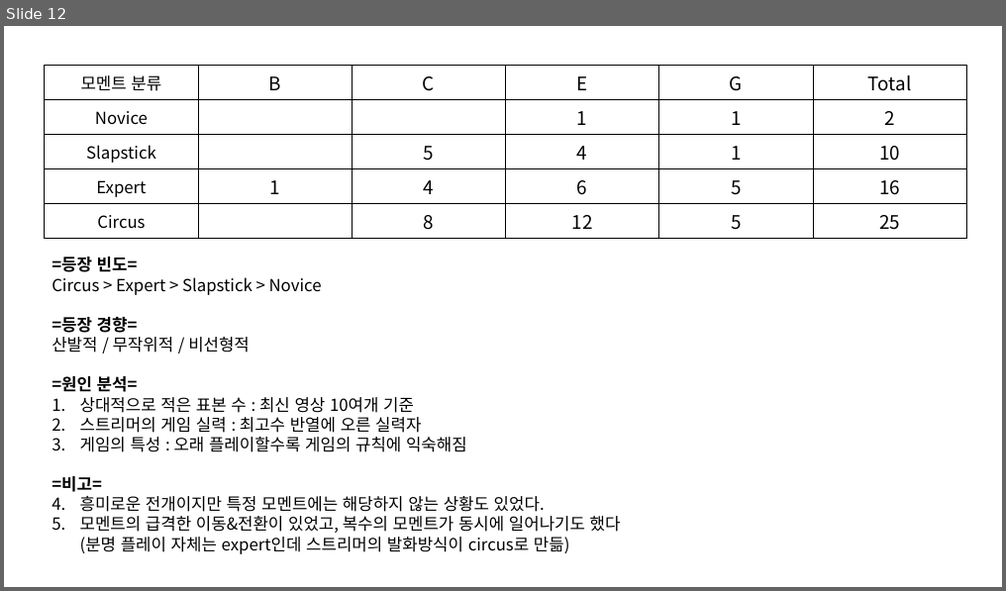
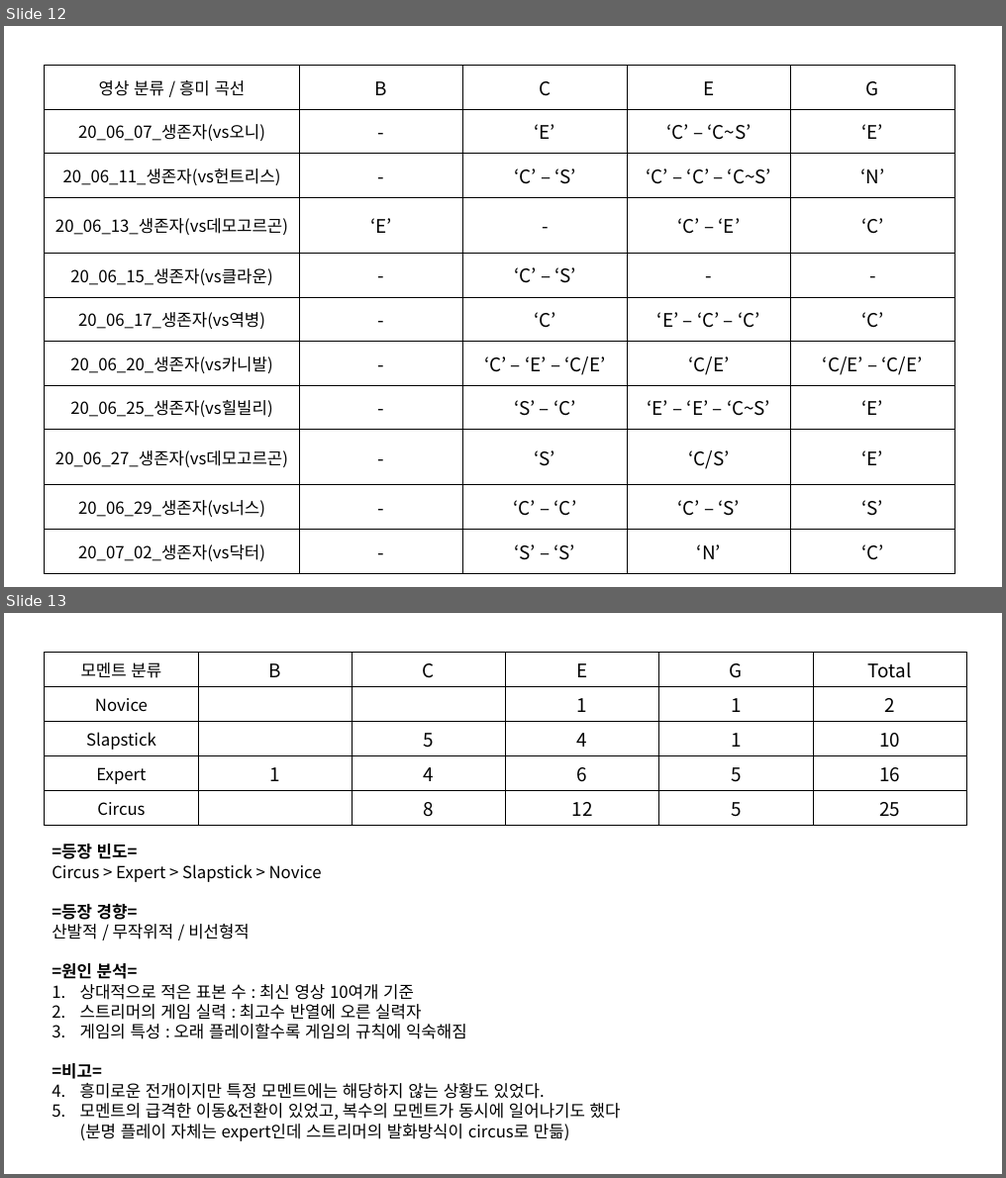
Before and after one commit to Bumizi/Thesis, a slide deck: DBD 분석/맵 분석/3. 콜드윈드 농장(★)/3. 썩은 들판(★)/영상분석자료/탄착군 분석/탄착군_종합분석.pptx. Shown one above the other, each under a label of ours: slide 12 before the commit, slides 12 and 13 after it. The pictures are 1006x591 and 1006x1178 pixels, drawn with LibreOffice and Linux fonts; fonts in the diff are those of the drawing. Boxes give left, top, right and bottom in pixels: in the first picture for what was removed or moved away, otherwise in the second. Text is boxed around its words. In the diff, an @@ line names an element or a change of style, - is before the commit and + after.

```diff
--- a/DBD 분석/맵 분석/3. 콜드윈드 농장(★)/3. 썩은 들판(★)/영상분석자료/탄착군 분석/탄착군_종합분석.pptx
+++ b/DBD 분석/맵 분석/3. 콜드윈드 농장(★)/3. 썩은 들판(★)/영상분석자료/탄착군 분석/탄착군_종합분석.pptx
@@ slide 12 added at <box>4,26,1002,587</box>, background #FFFFFF @@
@@ table added at <box>45,65,955,566</box>, 11 rows, 5 columns @@
+영상 분류 / 흥미 곡선 | B | C | E | G
+20_06_07_생존자(vs오니) | - | ‘E’ | ‘C’ – ‘C~S’ | ‘E’
+20_06_11_생존자(vs헌트리스) | - | ‘C’ – ‘S’ | ‘C’ – ‘C’ – ‘C~S’ | ‘N’
+20_06_13_생존자(vs데모고르곤) | ‘E’ | - | ‘C’ – ‘E’ | ‘C’
+20_06_15_생존자(vs클라운) | - | ‘C’ – ‘S’ | - | -
+20_06_17_생존자(vs역병) | - | ‘C’ | ‘E’ – ‘C’ – ‘C’ | ‘C’
+20_06_20_생존자(vs카니발) | - | ‘C’ – ‘E’ – ‘C/E’ | ‘C/E’ | ‘C/E’ – ‘C/E’
+20_06_25_생존자(vs힐빌리) | - | ‘S’ – ‘C’ | ‘E’ – ‘E’ – ‘C~S’ | ‘E’
+20_06_27_생존자(vs데모고르곤) | - | ‘S’ | ‘C/S’ | ‘E’
+20_06_29_생존자(vs너스) | - | ‘C’ – ‘C’ | ‘C’ – ‘S’ | ‘S’
+20_07_02_생존자(vs닥터) | - | ‘S’ – ‘S’ | ‘N’ | ‘C’
@@ what was slide 12 is now slide 13 @@
```
Also in this commit, not shown: 1 slide changed.
